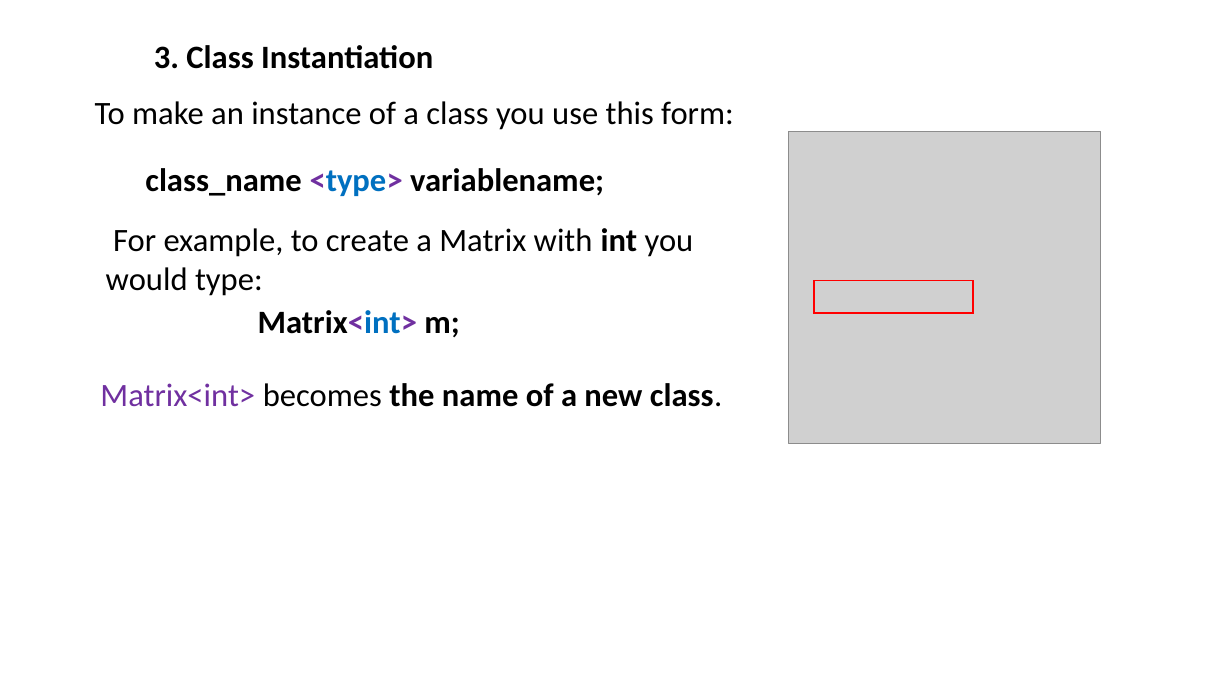
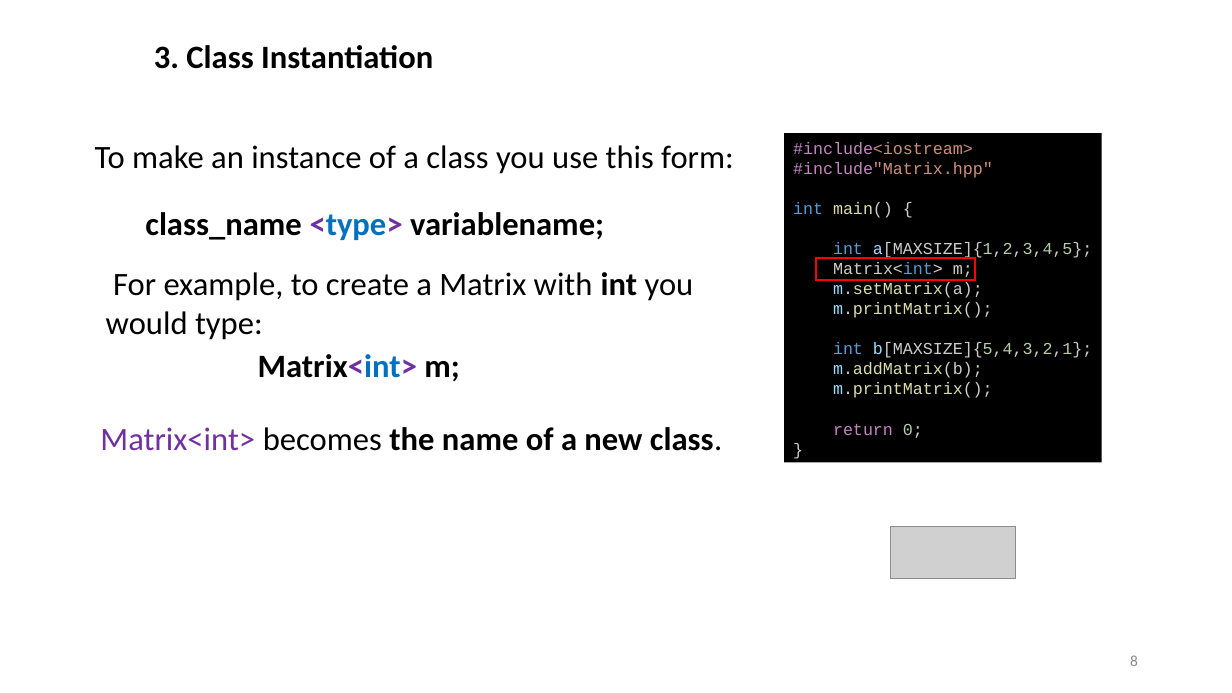
Before and after one commit to ShiqiYu/CPP, a slide deck: slide 8 of week13/Lab13.pptx (slide 9 before the commit). Drawn at 1232x693 pixels with LibreOffice and Linux fonts; fonts in the diff are those of the drawing; grey boxes stand for pictures; background and template pictures are left out. Boxes give left, top, right and bottom in pixels: in the first picture for what was removed or moved away, otherwise in the second. Text is boxed around its words. In the diff, an @@ line names an element or a change of style, - is before the commit and + after.

```diff
--- a/week13/Lab13.pptx
+++ b/week13/Lab13.pptx
@@ rectangle added at (x1=785, y1=133, x2=1103, y2=462), fill #000000, 13 pt, text #CCCCCC @@
+#include<iostream>
+#include"Matrix.hpp"
+int main() {
+int a[MAXSIZE]{1,2,3,4,5};
+Matrix<int> m;
+m.setMatrix(a);
+m.printMatrix();
+int b[MAXSIZE]{5,4,3,2,1};
+m.addMatrix(b);
+m.printMatrix();
+return 0;
+}
@@ picture removed at (x1=789, y1=131, x2=1102, y2=444) @@
@@ rectangle resized from (x1=814, y1=281, x2=973, y2=313) to (x1=816, y1=259, x2=975, y2=281) @@
@@ 5 texts moved together from (x1=95, y1=101, x2=734, y2=407) to (x1=95, y1=145, x2=734, y2=451) @@
@@ picture added at (x1=890, y1=527, x2=1016, y2=579) @@
@@ page number added at (x1=1130, y1=655, x2=1138, y2=666), 12 pt, text #8C8C8C @@
+8
```
Also in this commit, not shown: 20 other slides changed, 1 slide removed, 3 other files.
